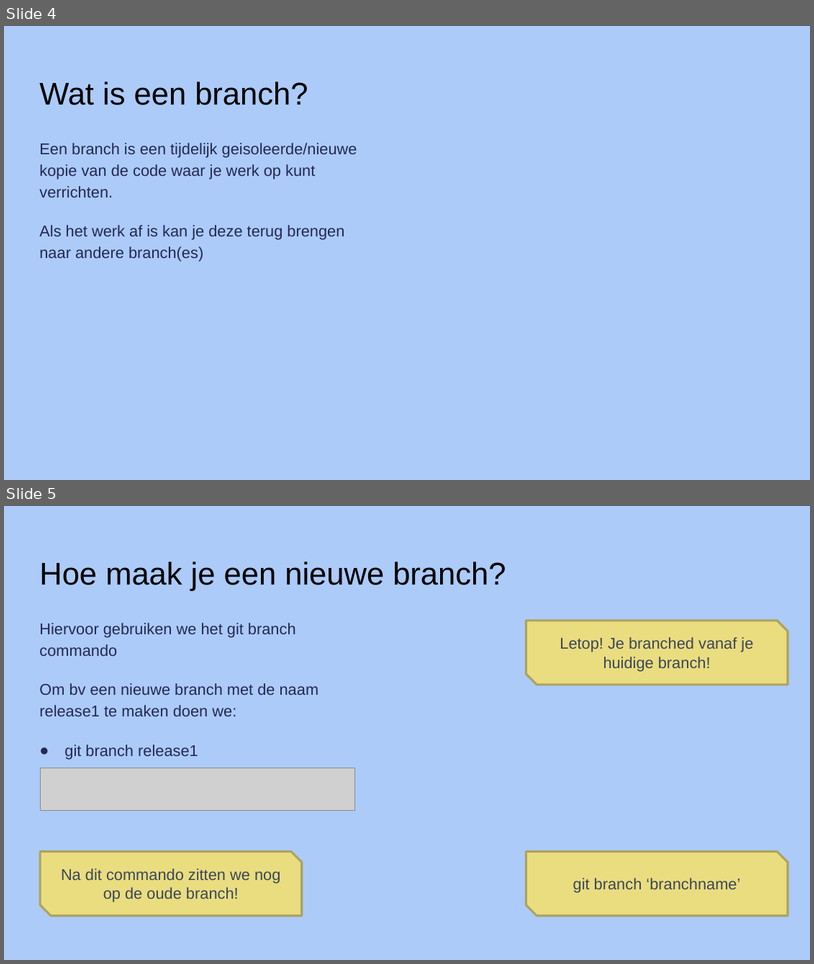
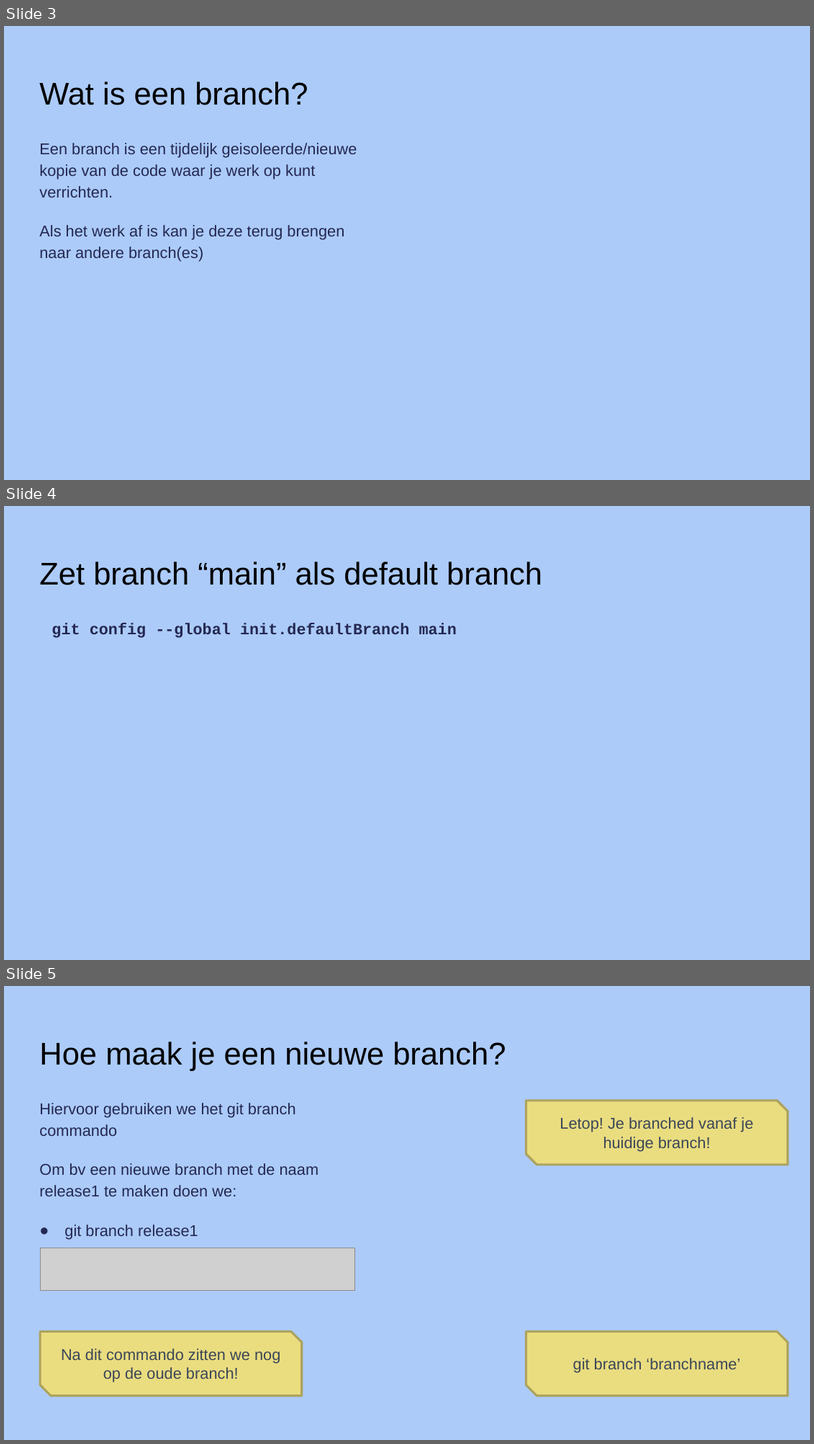
Before and after one commit to djsjollema/lessen-gamedevelopment, a slide deck: M1/Skill/Branches/PowerPoint/les 8git branches.pptx. Shown one above the other, each under a label of ours: slides 4 and 5 before the commit, slides 3, 4 and 5 after it. The pictures are 814x964 and 814x1444 pixels, drawn with LibreOffice and Linux fonts; fonts in the diff are those of the drawing; grey boxes stand for pictures. Boxes give left, top, right and bottom in pixels: in the first picture for what was removed or moved away, otherwise in the second. Text is boxed around its words. In the diff, an @@ line names an element or a change of style, - is before the commit and + after.

```diff
--- a/M1/Skill/Branches/PowerPoint/les 8git branches.pptx
+++ b/M1/Skill/Branches/PowerPoint/les 8git branches.pptx
@@ slide 4 added at (4,506,810,960), background #ACCBF9 @@
@@ title added at (39,561,543,585), 28 pt, text #000000 @@
+Zet branch “main” als default branch
@@ text added at (52,623,457,638), 14 pt, text #242852, bold @@
+git config --global init.defaultBranch main
@@ what was slide 4 is now slide 3 @@
```
Also in this commit, not shown: 1 slide removed, 2 other files.
